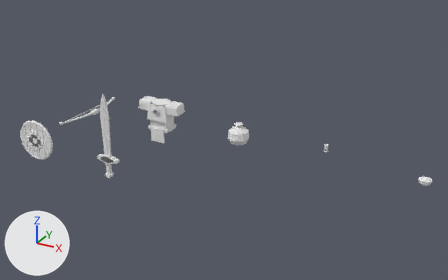
Two versions of the glTF model assets/epiphany/equipo.glb, one commit apart.
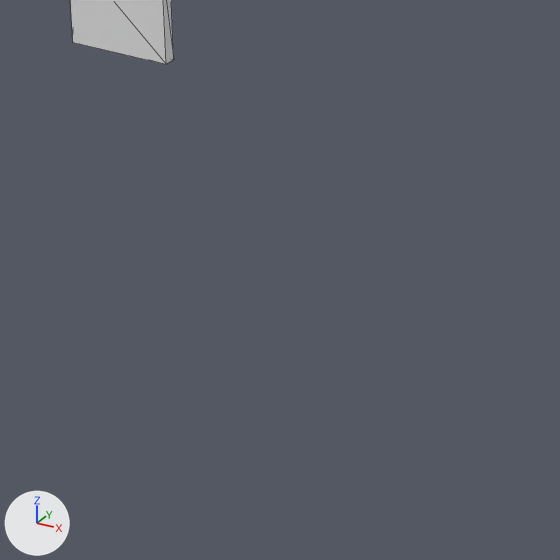
There are two pictures of each version: one from a camera (50 mm lens) standing at (9.72, -11.05, 5.53) and looking at (4.47, -1.52, 0.77), one close up on the part from 32% to 48% of the width and 48% to 74% of the height. Every picture has the same lights, and +X, +Y and +Z are marked at lower left. The older version's two pictures come first. The close-ups show mesh edges as thin lines.

Objects in the first close-up: 'armadura'.
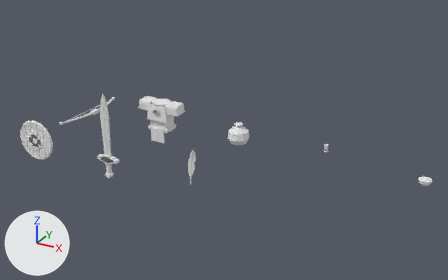
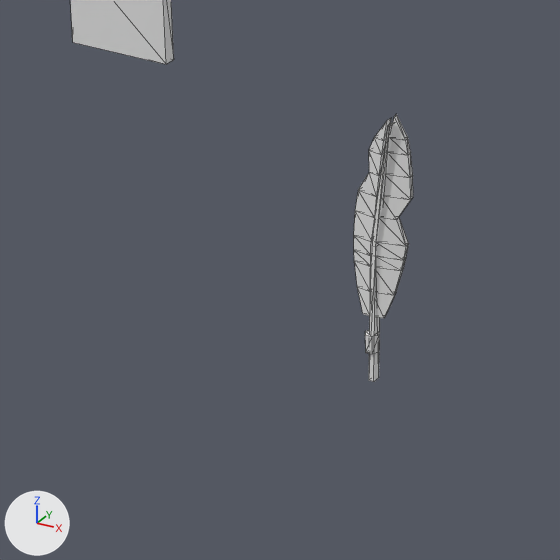
Edits to the scene script, one JSON object a line:
```json
{"op": "add", "block": "me_pluma", "code": ["me_pluma = bpy.data.meshes.new('pluma')", "me_pluma.from_pydata(...)  # 108 vertices, 272 faces; spans x -0.049..0.113, y -0.021..0.028, z -0.08..0.66", "me_pluma.materials.append(mat_paleta)  # white #e7e7e7"]}
{"op": "add", "block": "ob_pluma", "code": ["ob_pluma = bpy.data.objects.new('pluma', me_pluma)", "ob_pluma.location = (4.0, -2.0, 0.0)"]}
```

Location of each change, [x1, y1, x2, y2] in pixels of the close-ups (560 x 560 px):
```json
{"object": "pluma", "change": "added", "after": [354, 114, 413, 382]}
```
